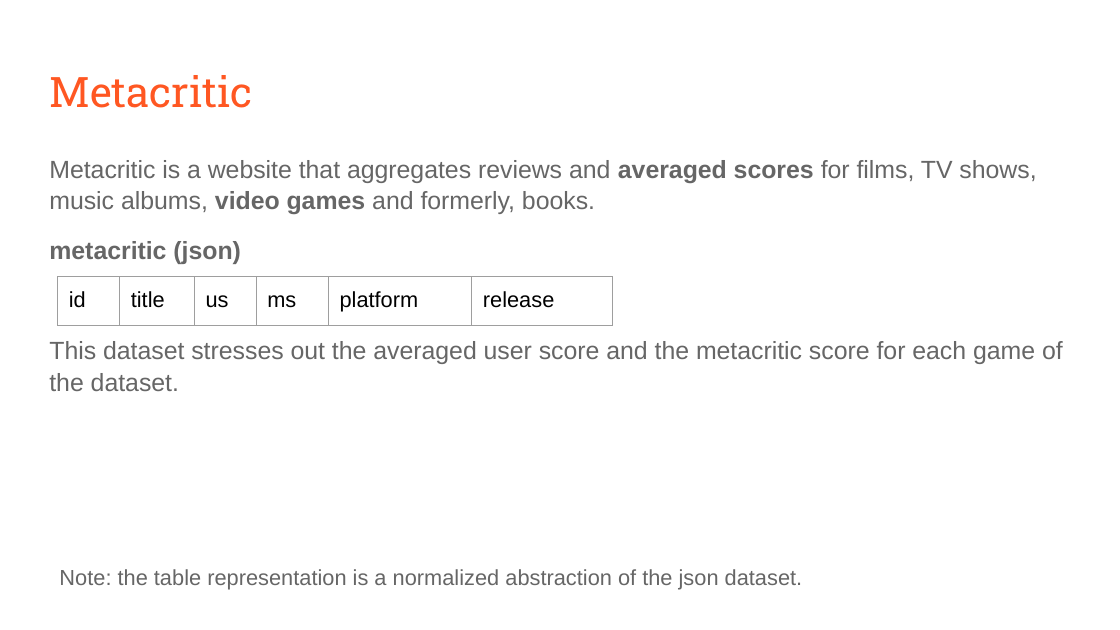
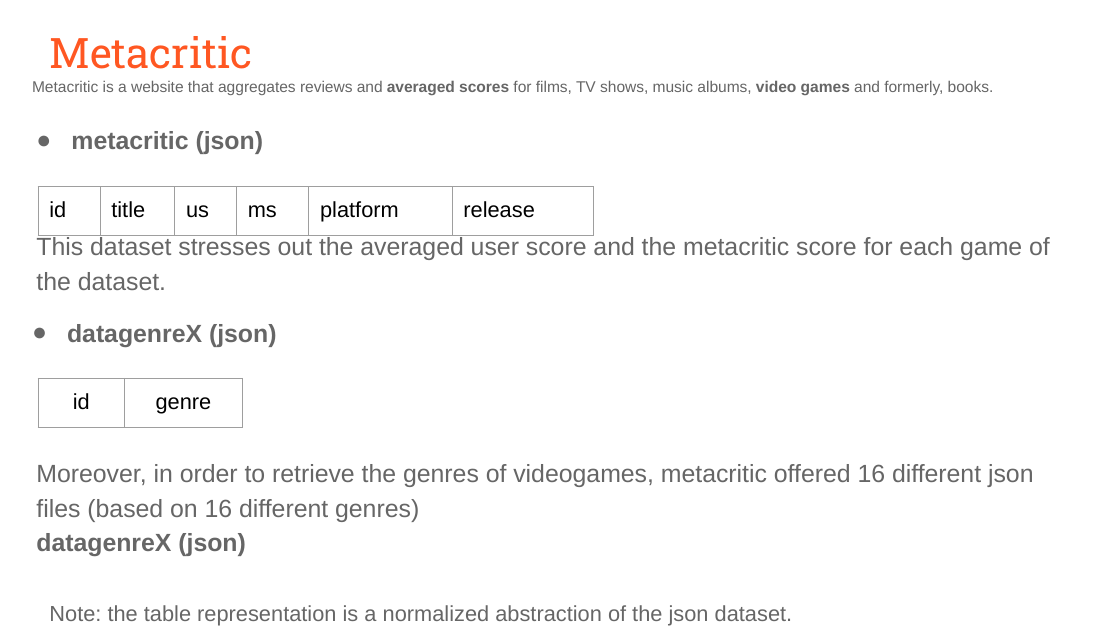
Before and after one commit to 1655653/LSDM, a slide deck: slide 5 of proposals/presentation.pptx. Drawn at 1120x630 pixels with LibreOffice and Linux fonts; fonts in the diff are those of the drawing. Boxes give left, top, right and bottom in pixels: in the first picture for what was removed or moved away, otherwise in the second. Text is boxed around its words. In the diff, an @@ line names an element or a change of style, - is before the commit and + after.

```diff
--- a/proposals/presentation.pptx
+++ b/proposals/presentation.pptx
@@ title "Metacritic": place and size @@
-title "Metacritic" at [49,75,252,108]
+title "Metacritic" at [49,36,252,69]
@@ text added at [32,80,994,95], 10 pt, text #666666 @@
+Metacritic is a website that aggregates reviews and averaged scores for films, TV shows, music albums, video games and formerly, books.
@@ text "metacritic (json)": place and size @@
-text "metacritic (json)" at [49,160,1063,391]
+text "metacritic (json)" at [36,131,1050,290]
@@ text "metacritic (json)" at [36,131,1050,290]: bullet none to ●; line spacing 1.05 to 1.15 @@
@@ text at [49,160,1036,214]: paragraph removed @@
-Metacritic is a website that aggregates reviews and averaged scores for films, TV shows, music albums, video games and formerly, books.
@@ table: place and size @@
-table at [57,277,613,326]
+table at [38,187,594,236]
@@ text added at [67,324,277,347], 16 pt, text #666666, bold @@
+● datagenreX (json)
@@ table added at [38,379,242,428], 1 rows, 2 columns @@
+id | genre
@@ text added at [36,464,1034,556], 16 pt, text #666666 @@
+Moreover, in order to retrieve the genres of videogames, metacritic offered 16 different json files (based on 16 different genres)
+datagenreX (json)
@@ text "Note: the table representation is ...": place and size @@
-text "Note: the table representation is ..." at [59,569,803,590]
+text "Note: the table representation is ..." at [49,605,793,626]
```
Also in this commit, not shown: 9 other slides changed, 9 slides added, 3 slides removed, 1 other file.
